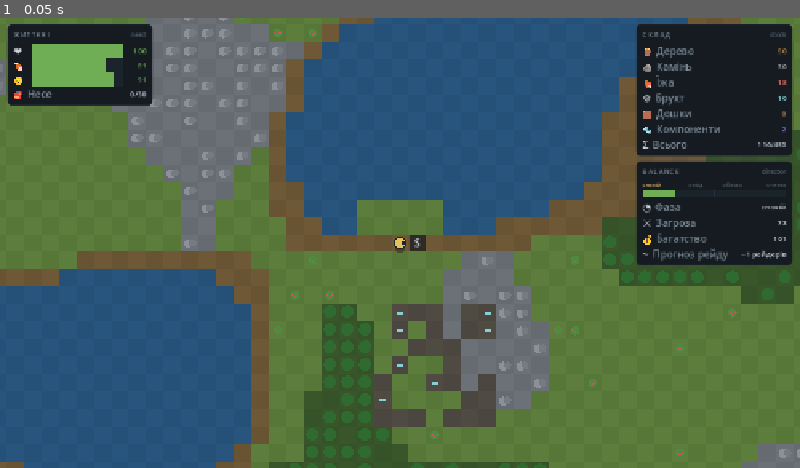
Above: before the commit, frame 1.
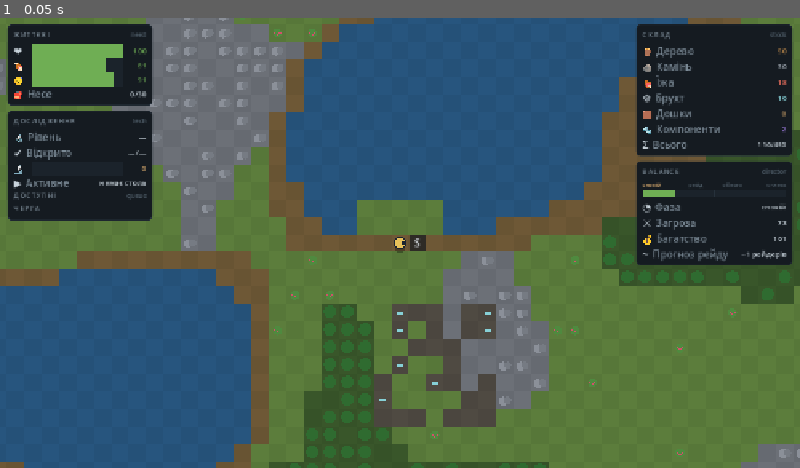
Above: after the commit, the same moment.

Repository: gregnevm/realworld
Game: Godot game, scene res://newhud.tscn
Same seed, same stepped clock (60 frames per second), same inputs: the game is played once before the commit and once after it. This scene is started directly instead of the project's main scene.
Inputs:
- Up to frame 1 (0.05 s): no input

The runs differ from the first frame. In frame 1, 4.4% of the frame differs, in the area x 1-19%, y 20-46%.

Commit message:
Surface the progression pipeline in the HUD + add tech-path planner
Makes the research pipeline felt, not just tested. View layer (spec 0005
rules intact — verified by grep tripwires R2/R3/R7/R9/R10):

  - hud_model.gd: a pure `research` slice (Progression.summary() + the
    researchable options + queue), {wired:false} when research isn't
    attached so the fake-session/degraded paths stay green (R8 value-data).
  - widgets.gd: ChoiceRow — a full-width pick row that emits a semantic id;
    the panel turns it into an intent, keeping R9 clean.
  - panels.gd: ResearchPanel (LEFT dock) — tech level, active-project bar,
    a clickable list of researchable projects (-> enqueue_research intent),
    and the queue. Built once, bound each frame (R2).
  - mechanics.gd: registers it (no controller edit — R4).
  - run_ui_tests.gd: parity — slice is wired + pure value data, degrades to
    {wired:false}, panel builds once across two binds, a row click bubbles
    an enqueue_research intent with the project id.

Kernel: progression.gd gains a tech-path planner — research_path(id) (a
valid, deduped topological order to a target) and steps_to_unlock(gate)
(what remains to open a locked build/craft row). Verified in Node
(tests/progression.test.js: path is topo + full transitive closure;
enqueuing it unlocks the target; steps drain to empty) and mirrored in
run_progression_tests.gd. All 34 Node tests green; every .gd parses (gdparse).

Co-Authored-By: Claude Opus 4.8 <noreply@anthropic.com>
Claude-Session: https://claude.ai/code/session_01JuwqrmHh4knaovDgTww67J

Diff:
--- a/godot/scripts/kernel/progression.gd
+++ b/godot/scripts/kernel/progression.gd
@@ -208,6 +208,46 @@
 			research.try_start(nxt)
 
 # ============================================================================================
+# TECH-PATH PLANNER (the "what do I need to unlock this" pipeline, as data)
+# ============================================================================================
+
+# The ordered research prerequisite chain ending at `id` — a valid topological order (every project's
+# prereqs precede it), deduped. This is the tech PATH the UI shows for a locked target. [] if id unknown.
+func research_path(id) -> Array:
+	var target := StringName(id)
+	var d = db.get_def(target)
+	if d == null or not (d is Production.ResearchDef):
+		return []
+	var out: Array = []
+	var seen: Dictionary = {}
+	_visit_path(target, out, seen, {})
+	return out
+
+func _visit_path(id: StringName, out: Array, seen: Dictionary, stack: Dictionary) -> void:
+	if seen.has(id) or stack.has(id):        # dedupe + cycle guard (the tree is a DAG, but stay total)
+		return
+	stack[id] = true
+	var d = db.get_def(id)
+	if d != null:
+		for p in d.prereqs():
+			_visit_path(StringName(str(p)), out, seen, stack)
+	stack.erase(id)
+	seen[id] = true
+	out.append(id)
+
+# The research still to do to open a gate ("" gate -> [] : already open). The path minus what's unlocked —
+# so a locked build/craft row can read "N дослідж." and expand to the exact remaining steps, in order.
+func steps_to_unlock(gate) -> Array:
+	var g := str(gate)
+	if g == "":
+		return []
+	var out: Array = []
+	for id in research_path(StringName(g)):
+		if not research.is_unlocked(id):
+			out.append(id)
+	return out
+
+# ============================================================================================
 # UNLOCK GATES OVER CATALOG CONTENT (what the current tech state opens)
 # ============================================================================================
 
--- a/godot/scripts/ui/hud_model.gd
+++ b/godot/scripts/ui/hud_model.gd
@@ -28,6 +28,7 @@
 		"threat":    _threat_slice(world, ctx, balance),
 		"equipment": _equipment_slice(sim),
 		"raid":      _raid_slice(sim),
+		"research":  _research_slice(session),
 	}
 
 # Build the Balance `world` dict {buildings,stock,items} from the sim. Lives HERE (not in HudRoot) so
@@ -158,6 +159,38 @@
 static func _item_name(id: String) -> String:
 	return String(GameData.ITEMS[id].name) if (id != "" and GameData.ITEMS.has(id)) else "—"
 
+# --- research (the tech-pipeline readout; value data only — a Progression summary + option/queue lists).
+# Reads an optional session.progression (kernel/progression.gd); {wired:false} when research isn't wired
+# yet, so the panel degrades gracefully and the fake-session tests stay green. ---
+static func _research_slice(session) -> Dictionary:
+	var prog = session.progression if (session != null and "progression" in session) else null
+	if prog == null:
+		return {"wired": false}
+	var s: Dictionary = prog.summary()
+	var options: Array = []
+	for r in prog.available():
+		options.append({
+			"id": r.id,
+			"label": prog.label_of(r.id),
+			"tier": prog.tier_of(r.id),
+			"cost": float(r.cost()),
+		})
+	options.sort_custom(func(a, b): return (int(a.tier) < int(b.tier)) if int(a.tier) != int(b.tier) else (float(a.cost) < float(b.cost)))
+	var queue: Array = []
+	for qid in (s.get("queue", []) as Array):
+		queue.append({"id": qid, "label": prog.label_of(qid), "tier": prog.tier_of(qid)})
+	return {
+		"wired": true,
+		"level": int(s.get("level", 0)),
+		"unlocked": int(s.get("unlocked", 0)),
+		"total": int(s.get("total", 0)),
+		"active": StringName(s.get("active", &"")),
+		"active_label": String(s.get("active_label", "")),
+		"active_pct": float(s.get("active_pct", 0.0)),
+		"options": options,
+		"queue": queue,
+	}
+
 # --- raid (state enum for the banner; no live enemy refs — R8) ---
 static func _raid_slice(sim) -> Dictionary:
 	var r: Dictionary = sim.raid
--- a/godot/scripts/ui/mechanics.gd
+++ b/godot/scripts/ui/mechanics.gd
@@ -10,8 +10,9 @@
 
 # Register the currently-implemented UI surfaces into the given registries.
 static func register_all(panel_registry, overlay_registry) -> void:
-	# LEFT dock — hero body
+	# LEFT dock — hero body + tech pipeline
 	panel_registry.register(Panels.VitalsPanel.new())
+	panel_registry.register(Panels.ResearchPanel.new())
 	# RIGHT dock — world / economy / director
 	panel_registry.register(Panels.StockPanel.new())
 	panel_registry.register(Panels.BalancePanel.new())
--- a/godot/scripts/ui/panels.gd
+++ b/godot/scripts/ui/panels.gd
@@ -124,3 +124,83 @@
 			&"raid": return "рейд"
 			&"siege": return "облога"
 			_: return "сплеск"
+
+# ---- ResearchPanel (LEFT dock) — the tech-pipeline surface: level + active progress bar, a clickable
+# list of researchable projects (click -> enqueue_research intent), and the research queue. This is the
+# whole progression PIPELINE made visible + drivable; it reads ONLY vm.research (a pure Progression slice). ----
+class ResearchPanel extends PanelBase.Base:
+	const AVAIL_MAX := 5
+	const QUEUE_MAX := 3
+	var _level: Widgets.StatRow
+	var _counts: Widgets.StatRow
+	var _active_bar: Widgets.NeedBar
+	var _active_lbl: Widgets.StatRow
+	var _rows: Array = []      # ChoiceRow pool (researchable options), built ONCE (R2)
+	var _qrows: Array = []     # StatRow pool (the queue)
+	func _init() -> void:
+		panel_id = &"research"; dock = PanelBase.DOCK_LEFT; priority = 20
+	func _build() -> void:
+		rebuild_count += 1
+		var vb := VBoxContainer.new()
+		vb.add_theme_constant_override("separation", 5)
+		add_child(vb)
+		var head := Widgets.H2Header.new()
+		vb.add_child(head); head.set_header("Дослідження", "tech")
+		_level = Widgets.StatRow.new(); vb.add_child(_level); _level.set_row("🔬", "Рівень", "0")
+		_counts = Widgets.StatRow.new(); vb.add_child(_counts); _counts.set_row("✔", "Відкрито", "0/0")
+		_active_bar = Widgets.NeedBar.new(); vb.add_child(_active_bar)
+		_active_lbl = Widgets.StatRow.new(); vb.add_child(_active_lbl); _active_lbl.set_row("▶", "Активне", "—")
+		var h2 := Widgets.H2Header.new(); vb.add_child(h2); h2.set_header("Доступні", "queue")
+		for i in AVAIL_MAX:
+			var row := Widgets.ChoiceRow.new()
+			vb.add_child(row)
+			row.picked.connect(_on_pick)
+			_rows.append(row)
+		var h3 := Widgets.H2Header.new(); vb.add_child(h3); h3.set_header("Черга", "")
+		for i in QUEUE_MAX:
+			var q := Widgets.StatRow.new()
+			vb.add_child(q); q.set_row("→", "—", "")
+			_qrows.append(q)
+	func _on_pick(id: StringName) -> void:
+		emit_intent(&"enqueue_research", {"id": String(id)})   # panel emits intent; router calls sim (R9)
+	func bind(vm) -> void:
+		rebind_count += 1
+		build_once()
+		if not (vm is Dictionary) or not vm.has("research"):
+			return
+		var r: Dictionary = vm.research
+		if not bool(r.get("wired", false)):
+			_level.set_value("—"); _counts.set_value("—/—")
+			_active_bar.bind({"icon": "🔬", "pct": 0, "state": &"warn"})
+			_active_lbl.set_value("немає стола")
+			for row in _rows:
+				row.bind({"id": &"", "shown": false})
+			for q in _qrows:
+				q.visible = false
+			return
+		_level.set_value("%d" % int(r.get("level", 0)))
+		_counts.set_value("%d/%d" % [int(r.get("unlocked", 0)), int(r.get("total", 0))])
+		var al := String(r.get("active_label", ""))
+		var pct: int = int(round(float(r.get("active_pct", 0.0)) * 100.0))
+		_active_bar.bind({"icon": "🔬", "pct": pct, "state": (&"good" if al != "" else &"warn")})
+		_active_lbl.set_value(al if al != "" else "—")
+		var opts: Array = r.get("options", [])
+		for i in _rows.size():
+			if i < opts.size():
+				var o: Dictionary = opts[i]
+				_rows[i].bind({
+					"id": o.id,
+					"label": String(o.label),
+					"meta": "T%d·%d" % [int(o.tier), int(round(float(o.cost)))],
+					"tip": "Тир %d · вартість %.1f — додати в чергу досліджень" % [int(o.tier), float(o.cost)],
+					"shown": true,
+				})
+			else:
+				_rows[i].bind({"id": &"", "shown": false})
+		var q: Array = r.get("queue", [])
+		for i in _qrows.size():
+			if i < q.size():
+				_qrows[i].set_row("→", String(q[i].label), "T%d" % int(q[i].tier))
+				_qrows[i].visible = true
+			else:
+				_qrows[i].visible = false
--- a/godot/scripts/ui/widgets.gd
+++ b/godot/scripts/ui/widgets.gd
@@ -221,6 +221,33 @@
 		_btn.disabled = bool(vm.get("locked", false))
 		_btn.modulate = Tokens.WHITE if bool(vm.get("afford", true)) else Tokens.DIMMED
 
+# ---- ChoiceRow: a full-width action row (label · right-aligned meta · click -> picked(id)). The
+# research/catalog pick primitive: it emits a semantic id and the PANEL turns that into an intent, so
+# R9 stays clean (a widget never names a sim mutator). Tooltip carries the R5 explain. ----
+class ChoiceRow extends WidgetBase.Widget:
+	var id: StringName = &""
+	var _btn: Button
+	signal picked(id: StringName)
+	func _build() -> void:
+		custom_minimum_size = Vector2(0, 22)
+		_btn = Button.new()
+		_btn.set_anchors_preset(Control.PRESET_FULL_RECT)
+		_btn.alignment = HORIZONTAL_ALIGNMENT_LEFT
+		_btn.clip_text = true
+		_btn.pressed.connect(func(): picked.emit(id))
+		add_child(_btn)
+	func bind(vm) -> void:
+		build_once()
+		if not (vm is Dictionary):
+			return
+		id = StringName(vm.get("id", ""))
+		var meta := String(vm.get("meta", ""))
+		_btn.text = ("%s   %s" % [String(vm.get("label", "")), meta]) if meta != "" else String(vm.get("label", ""))
+		_btn.tooltip_text = String(vm.get("tip", ""))
+		_btn.disabled = bool(vm.get("disabled", false))
+		_btn.modulate = Tokens.DIMMED if bool(vm.get("dim", false)) else Tokens.WHITE
+		visible = bool(vm.get("shown", true))
+
 # ---- OverlayChip (.ov-chip .on): label · hotkey · on-state (toolbar toggle for a map overlay) ----
 class OverlayChip extends WidgetBase.Widget:
 	var overlay_id: StringName = &""
--- a/godot/tests/run_progression_tests.gd
+++ b/godot/tests/run_progression_tests.gd
@@ -29,6 +29,7 @@
 	_t_enqueue_topo()
 	_t_monotonic_unlock()
 	_t_illegal_starts()
+	_t_planner()
 	_t_serialization()
 	print("\n== RESULT: %d passed, %d failed ==" % [passed, failed])
 	quit(1 if failed > 0 else 0)
@@ -190,6 +191,43 @@
 			break
 	ok(p.start(other) == false, "cannot start a second project while one is active")
 
+# --- 7b. tech-path planner (research_path + steps_to_unlock) --------------------------------------
+func _t_planner() -> void:
+	var cat: Dictionary = Catalog.load_json()
+	var p := Progression.new(cat)
+	# deepest project by tier
+	var target: Dictionary = {}
+	var best := -1
+	for r in cat.get("research", []):
+		if int(r.get("tier", 0)) > best:
+			best = int(r.get("tier", 0))
+			target = r
+	var tid := StringName(str(target.get("id")))
+	var path: Array = p.research_path(tid)
+	ok(path.size() > 0 and str(path[path.size() - 1]) == str(tid), "research_path ends at the target")
+	# valid topo order: every prereq precedes its dependent
+	var pos: Dictionary = {}
+	for i in path.size():
+		pos[str(path[i])] = i
+	var topo_ok := true
+	var dedup_ok := path.size() == pos.size()
+	for id in path:
+		var d = p.db.get_def(StringName(str(id)))
+		for pr in d.prereqs():
+			if int(pos.get(str(pr), 1 << 30)) >= int(pos.get(str(id), -1)):
+				topo_ok = false
+	ok(topo_ok, "research_path is a valid topological order (prereqs precede dependents)")
+	ok(dedup_ok, "research_path has no duplicate steps")
+	# cold start: steps_to_unlock == whole path; enqueue it -> target unlocks; steps drain to 0
+	ok(p.steps_to_unlock(tid).size() == path.size(), "cold start: every path step is still to do")
+	var total := 0.0
+	for id in path:
+		p.enqueue(StringName(str(id)))
+		total += float(p.db.get_def(StringName(str(id))).cost())
+	var done: Array = p.add_points(total)
+	ok(done.size() == path.size() and p.is_unlocked(tid), "enqueuing the path unlocks the target in path order")
+	ok(p.steps_to_unlock(tid).size() == 0, "no steps remain once the target is unlocked")
+
 # --- 8. serialization round-trip -----------------------------------------------------------------
 func _t_serialization() -> void:
 	var cat: Dictionary = Catalog.load_json()
--- a/godot/tests/run_ui_tests.gd
+++ b/godot/tests/run_ui_tests.gd
@@ -19,6 +19,8 @@
 const Overlays = preload("res://scripts/ui/overlays.gd")
 const Balance = preload("res://scripts/kernel/balance.gd")
 const GameData = preload("res://scripts/data.gd")
+const Progression = preload("res://scripts/kernel/progression.gd")
+const Catalog = preload("res://scripts/kernel/catalog.gd")
 
 var passed := 0
 var failed := 0
@@ -37,6 +39,7 @@
 	_t_feed_self_heal()
 	_t_widgets()
 	_t_stock_spine()
+	_t_research_surface()
 	_t_panel_registry()
 	_t_overlay_registry()
 	_t_bus_no_dangling()
@@ -246,6 +249,38 @@
 	ok(panel.rebind_count == 2, "StockPanel rebinds each frame (bind != rebuild)")
 	ok(panel.get_child(0).get_child_count() == n0, "child count stable across rebind (R2)")
 	ok(int(snap.stock.rows.wood) == 12, "proof spine: snapshot -> panel binds fake stock, no live sim ref (R8)")
+	panel.free()
+
+# ---------------- Research surface: the tech-pipeline slice + panel (spec 0007) ----------------
+func _t_research_surface() -> void:
+	var prog = Progression.new(Catalog.load_json())
+	prog.start(prog.auto_next())                 # one active project
+	prog.enqueue(prog.auto_next())               # and one queued
+	var sess = _fake_session()
+	sess.progression = prog
+	var snap := HudModel.snapshot(sess, {"buildings": [], "stock": sess.sim.stock, "items": []}, {"day": 2}, Balance.Balance.new())
+	# slice is wired + pure value data (R8), reports totals, surfaces researchable options
+	ok(bool(snap.research.wired), "research slice is wired when the session carries a progression")
+	ok(int(snap.research.total) >= 40 and int(snap.research.unlocked) >= 0, "research slice reports unlocked/total")
+	ok(String(snap.research.active_label) != "", "active project label surfaced")
+	ok((snap.research.options as Array).size() > 0, "researchable options surfaced")
+	ok(_all_value_data(snap.research), "research slice is pure value data (R8)")
+	# a null-progression session degrades to {wired:false} (the fake-session default path)
+	ok(not bool(HudModel.snapshot(_fake_session(), {"buildings": [], "stock": {}, "items": []}, {"day": 1}, Balance.Balance.new()).research.wired),
+		"no progression -> research slice degrades to {wired:false}")
+	# panel build-once + bind-twice (R2), like the stock proof slice
+	var panel = Panels.ResearchPanel.new()
+	panel.bind(snap)
+	panel.bind(snap)
+	ok(panel.rebuild_count == 1, "ResearchPanel builds exactly once across two binds (R2)")
+	ok(panel.rebind_count == 2, "ResearchPanel rebinds each frame (bind != rebuild)")
+	# a row click bubbles an enqueue_research intent carrying the project id (R9: panel emits, sim untouched)
+	var got := []
+	panel.intent.connect(func(v, a): got.append([v, a]))
+	var first_id: StringName = StringName(snap.research.options[0].id)
+	panel._rows[0].picked.emit(first_id)
+	ok(got.size() == 1 and got[0][0] == &"enqueue_research" and String(got[0][1].id) == String(first_id),
+		"row click -> enqueue_research intent with the project id")
 	panel.free()
 
 # ---------------- PanelRegistry == SystemRegistry (sort/get/by_dock/bind_visible) ----------------
@@ -370,6 +405,7 @@
 
 class _FakeSession extends RefCounted:
 	var sim
+	var progression = null
 	func chain_head() -> String: return "abcdef1234567890"
 	func stored_region_count() -> int: return 1
 
